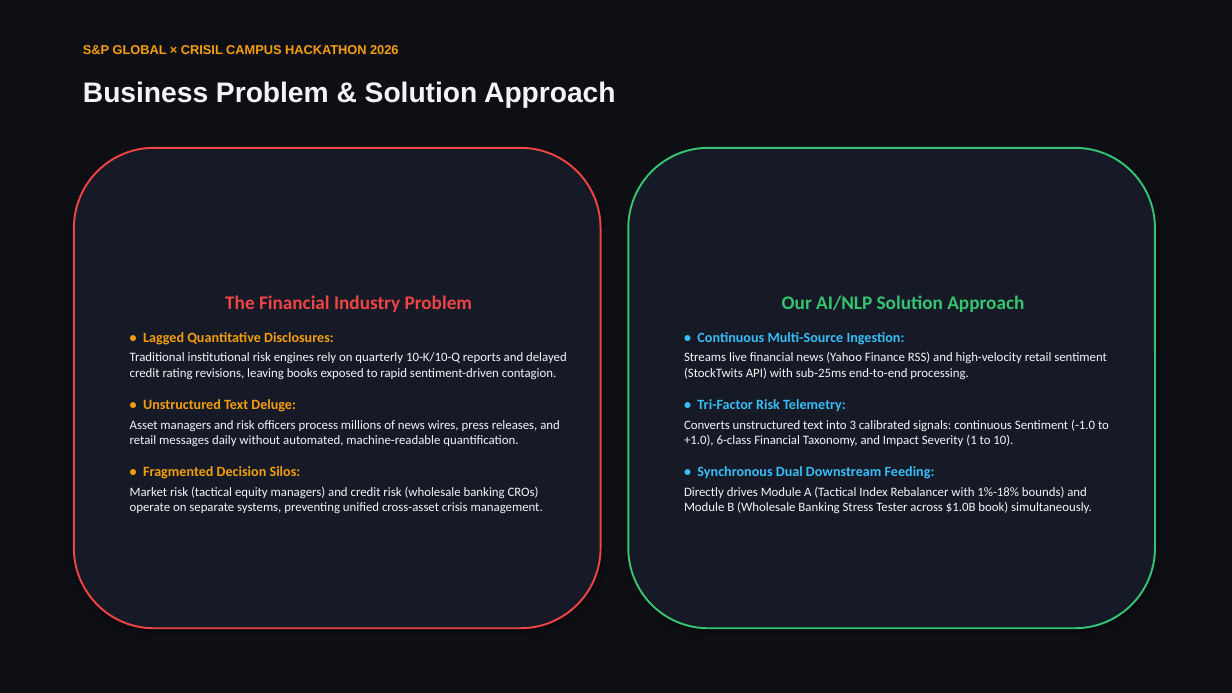
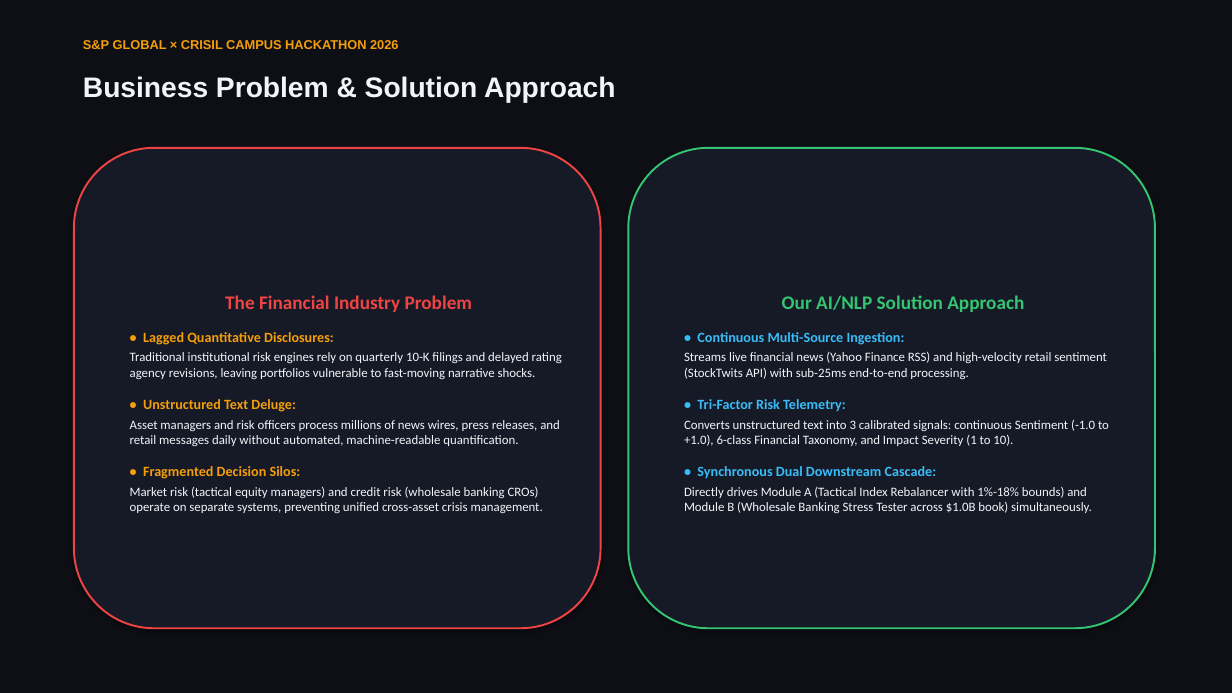
Before and after one commit to Vedant-Nalge/S-P-Crisil-Hackathon, a slide deck: slide 2 of docs/presentation.pptx. Drawn at 1232x693 pixels with LibreOffice and Linux fonts; fonts in the diff are those of the drawing. Boxes give left, top, right and bottom in pixels: in the first picture for what was removed or moved away, otherwise in the second. Text is boxed around its words. In the diff, an @@ line names an element or a change of style, - is before the commit and + after.

```diff
--- a/docs/presentation.pptx
+++ b/docs/presentation.pptx
@@ text "S&P GLOBAL × CRISIL CAMPUS ...": place and size @@
-text "S&P GLOBAL × CRISIL CAMPUS ..." at bbox=[83, 45, 398, 54]
+text "S&P GLOBAL × CRISIL CAMPUS ..." at bbox=[83, 40, 398, 49]
@@ text "Business Problem & Solution Approach": place and size @@
-text "Business Problem & Solution Approach" at bbox=[83, 81, 615, 107]
+text "Business Problem & Solution Approach" at bbox=[83, 76, 615, 103]
@@ text in rounded rectangle at bbox=[130, 352, 562, 379]: text changed @@
-Traditional institutional risk engines rely on quarterly 10-K/10-Q reports and delayed credit rating revisions, leaving books exposed to rapid sentiment-driven contagion.
+Traditional institutional risk engines rely on quarterly 10-K filings and delayed rating agency revisions, leaving portfolios vulnerable to fast-moving narrative shocks.
@@ text in rounded rectangle at bbox=[697, 466, 937, 478]: text changed @@
-• Synchronous Dual Downstream Feeding:
+• Synchronous Dual Downstream Cascade:
```
Also in this commit, not shown: 6 other slides changed, 6 other files.
